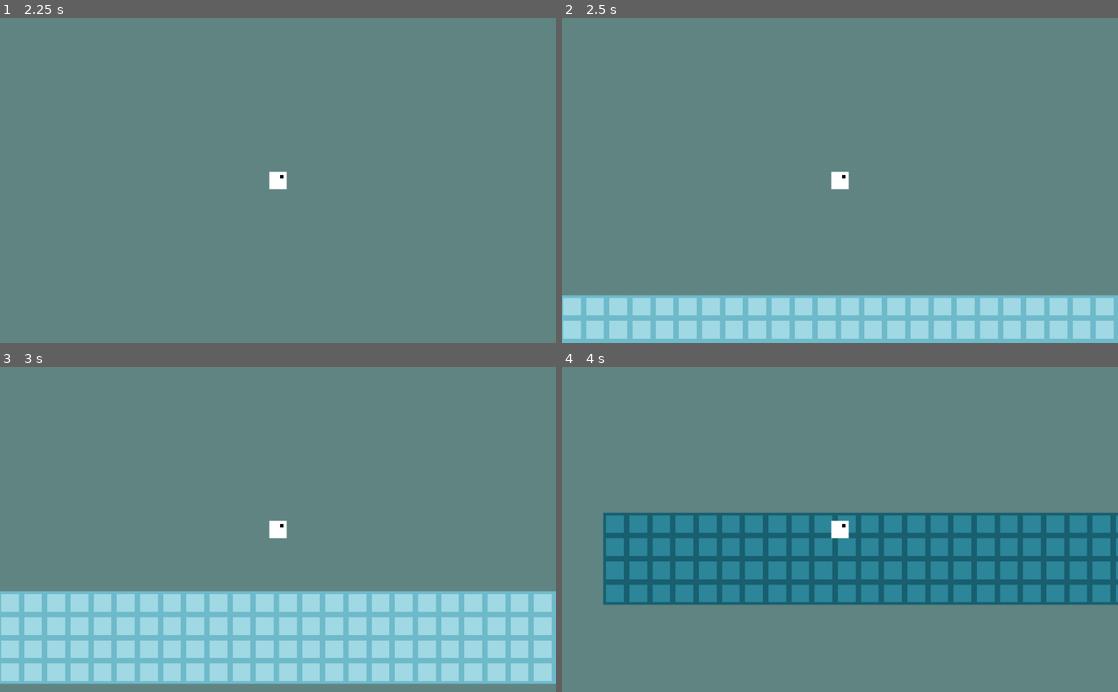
Above: before the commit, frames 1-4 (two rows, left to right).
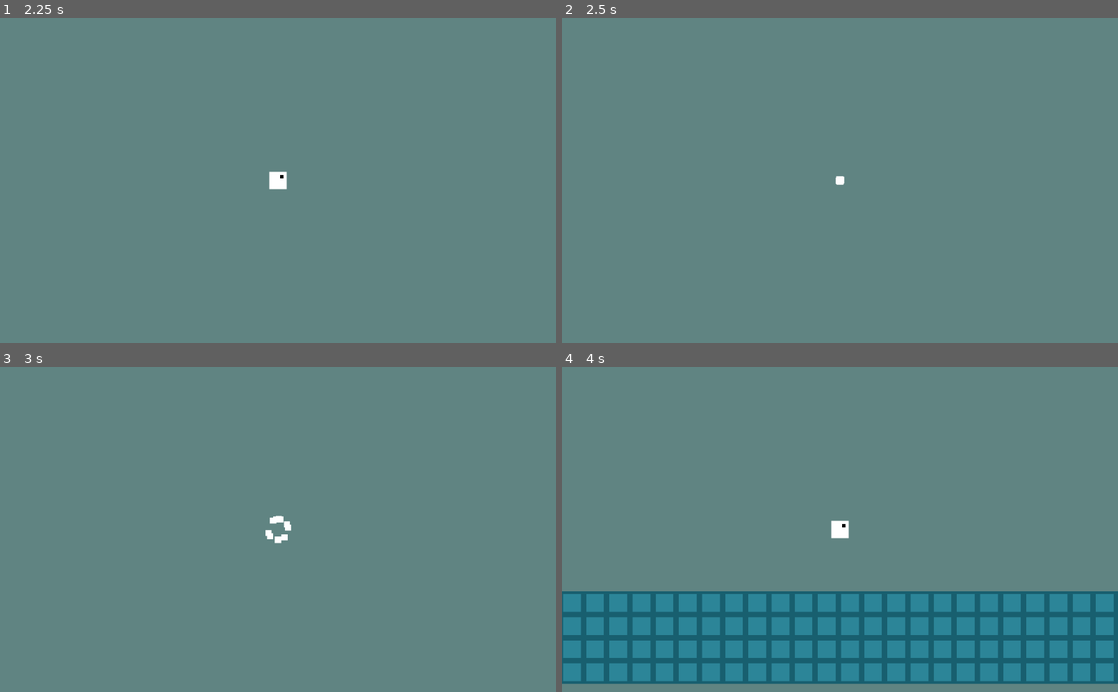
Above: after the commit, the same moments.

Repository: jonot-cyber/brackeys-game-jam-game-that-i-am-doing
Game: Godot game, scene res://Scenes/Test.tscn
Two runs of this game, one before a commit and one after it. Both use one fixed random seed, a clock stepped at 60 frames per second and the inputs below.
Inputs (mouse positions are in pixels of both pictures, inside the frame that each line leads up to):
- Up to frame 1 (2.25 s): tap Enter at 0.5 s; move the mouse to (400, 164) at 0.52 s; click (400, 164) at 0.67 s; tap Space at 0.77 s; drag from (166, 196) to (250, 245) at 1.27 s; move the mouse to (333, 109) at 2.02 s; click (333, 109) at 2.17 s
- Up to frame 2 (2.5 s): no input
- Up to frame 3 (3 s): drag from (250, 594) to (111, 480) at 2.77 s
- Up to frame 4 (4 s): move the mouse to (1006, 578) at 3.52 s; click (1006, 578) at 3.67 s; tap Space at 3.77 s

Frame 1 is identical in both runs. In frame 2, 15% of the frame differs, in the area x 0-100%, y 47-100%; in frame 3, 29%; in frame 4, 49%, in the area x 0-100%, y 44-98%.

Commit message:
added explosion

Diff:
--- a/Scenes/Test.tscn
+++ b/Scenes/Test.tscn
@@ -106,8 +106,23 @@
 z_index = -2
 texture = ExtResource( 7 )
 
+[node name="CPUParticles2D" type="CPUParticles2D" parent="Player"]
+emitting = false
+amount = 10
+one_shot = true
+explosiveness = 1.0
+direction = Vector2( 0, 0 )
+spread = 180.0
+gravity = Vector2( 0, 0 )
+initial_velocity = 100.0
+scale_amount = 34.26
+
+[node name="Respawn" type="Timer" parent="Player"]
+one_shot = true
+
 [node name="Spawn" type="Position2D" parent="."]
 position = Vector2( 9, 0 )
 [connection signal="reset" from="Player" to="TileMap" method="update_tiles"]
 [connection signal="switch" from="Player" to="TileMap" method="update_tiles"]
 [connection signal="switch" from="Player" to="." method="_on_Player_switch"]
+[connection signal="timeout" from="Player/Respawn" to="Player" method="_on_Respawn_timeout"]
--- a/Scripts/PlayerController.gd
+++ b/Scripts/PlayerController.gd
@@ -28,10 +28,13 @@
 	camera.current = true
 
 func _process(_delta):
-	if position.y > 3000:
-		reset()
-		get_node('..').active = 'red'
-		emit_signal('reset')
+	print(position.y)
+	if position.y > 3000 and $Respawn.time_left == 0:
+		print('reset')
+		$CPUParticles2D.emitting = true
+		$Sprite.visible = false
+		$Respawn.start()
+		print('timer started')
 	if dragState and can_jump:
 		if not jump.playing:
 			jump.play()
@@ -74,3 +77,10 @@
 			dragState = false
 	elif event is InputEventKey and event.pressed and event.scancode == KEY_SPACE:
 		emit_signal('switch')
+
+
+func _on_Respawn_timeout():
+	reset()
+	get_node('..').active = 'red'
+	emit_signal('reset')
+	$Sprite.visible = true
Not shown, added: export_presets.cfg
